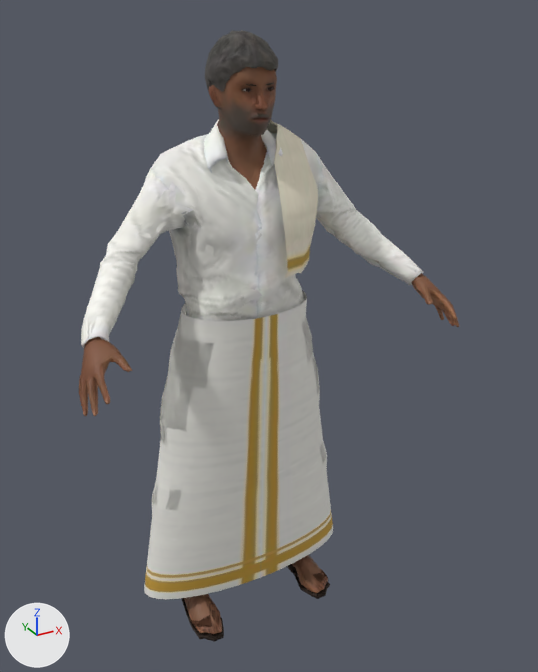
Renders of the glTF model godot-chennai/assets/people/temple_goer_m.glb from each side of a commit.
Both versions are drawn from a 50 mm camera at (-0.905, -1.835, 1.817) aimed at (0.045, -0.108, 0.953). The axes (+X, +Y, +Z) are drawn at lower left. The lights are the same throughout. The picture after the commit comes second. Vertices at exactly the same position are counted once.

Objects in the first picture: 'Body', 'Body_LOD1'.
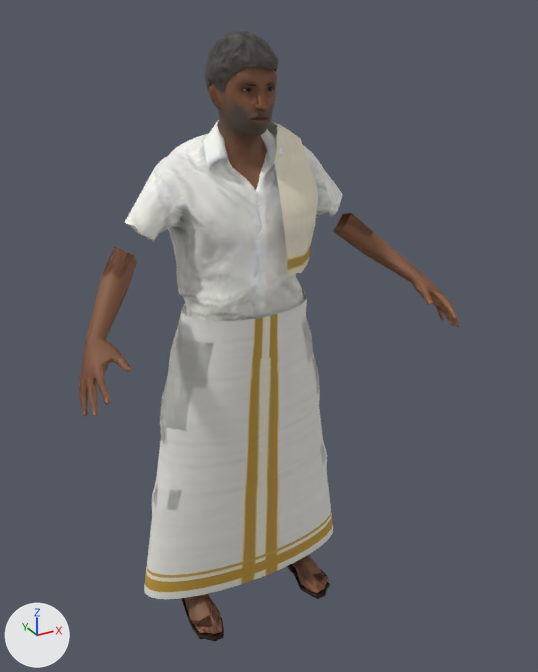
Pixel boxes [x1, y1, x2, y2] of what changed, in the pictures (538 x 672 px; the box of a moved part takes in the faces that stretch with it):
part 1 of me_body, moved or reshaped: before [81, 38, 423, 348]; after [102, 38, 373, 321]
part 2 of me_body_lod1, moved or reshaped: before [81, 80, 454, 412]; after [79, 79, 455, 414]
part 3 of me_body_lod1, surface changed: before [336, 205, 381, 243]

Edits to the bpy script that builds the scene:
```text
Change me_body:
    used by ob_body; location = (0.0, 0.0, 0.0)
    remove me_body.from_pydata(...)  # 5245 vertices, 9698 faces; spans x -0.56..0.56, y -0.37..0.14, z 0.0..1.77
    add me_body.from_pydata(...)  # 5244 vertices, 9699 faces; spans x -0.56..0.56, y -0.37..0.14, z 0.0..1.77
    me_body part 1: 81 vertices moved from x -0.31..0.31, y -0.16..0.13, z 1.02..1.52 to x -0.29..0.33, y -0.16..0.13, z 1.02..1.52; 832 vertices removed from x -0.52..0.51, y -0.24..0.14, z 0.94..1.74; 827 vertices added at x -0.36..0.36, y -0.17..0.14, z 1.01..1.75
    other edits to the shape of me_body do not show in these pictures
Change me_body_lod1:
    used by ob_body_lod1; location = (0.0, 0.0, 0.0)
    remove me_body_lod1.from_pydata(...)  # 1949 vertices, 3386 faces; spans x -0.56..0.56, y -0.37..0.14, z 0.0..1.77
    add me_body_lod1.from_pydata(...)  # 1952 vertices, 3387 faces; spans x -0.56..0.56, y -0.37..0.14, z 0.0..1.77
    me_body_lod1 part 2: 57 vertices moved within x -0.52..0.56, y -0.37..0.13, z 0.96..1.64; 383 vertices removed from x -0.52..0.55, y -0.33..0.12, z 0.94..1.67; 386 vertices added at x -0.55..0.53, y -0.37..0.13, z 0.97..1.69
    me_body_lod1 part 3: 10 kept faces spanning x -0.21..0.56, y -0.37..0.04, z 0.96..1.52 get new texture (UV) coordinates
```
